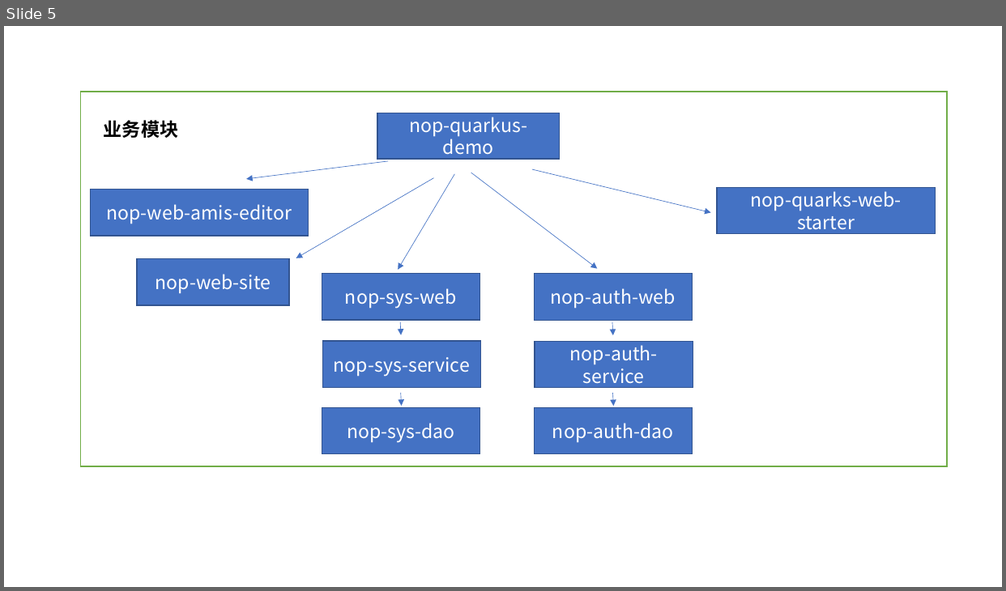
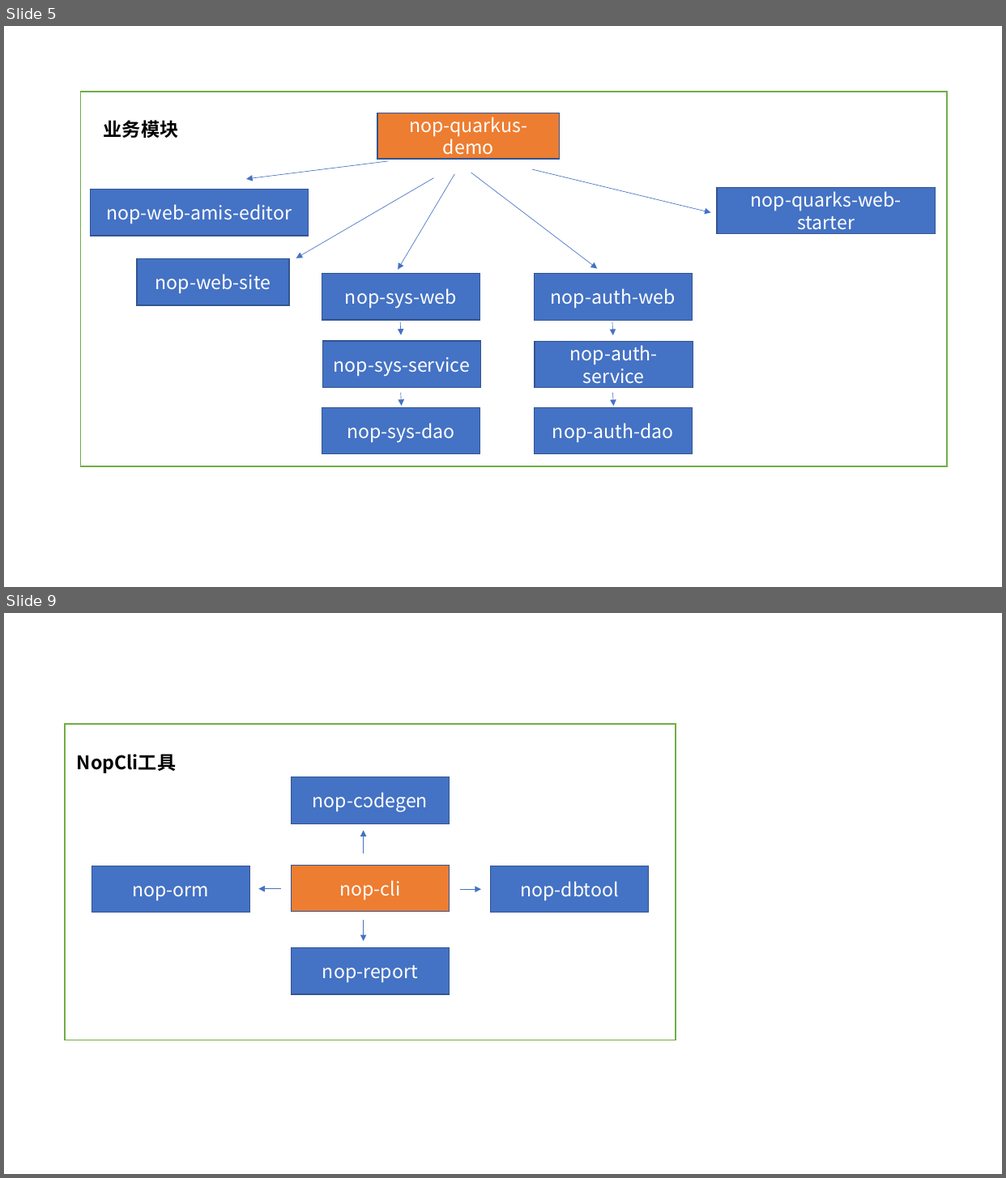
Before and after one commit to entropy-cloud/nop-entropy, a slide deck: docs/ppt/reg-images.pptx. Shown one above the other, each under a label of ours: slide 5 before the commit, slides 5 and 9 after it; the slides between them are not shown. The pictures are 1006x591 and 1006x1178 pixels, drawn with LibreOffice and Linux fonts; fonts in the diff are those of the drawing. Boxes give left, top, right and bottom in pixels: in the first picture for what was removed or moved away, otherwise in the second. Text is boxed around its words. In the diff, an @@ line names an element or a change of style, - is before the commit and + after.

```diff
--- a/docs/ppt/reg-images.pptx
+++ b/docs/ppt/reg-images.pptx
@@ slide 9 added at bbox=[4, 613, 1002, 1174], background #FFFFFF @@
@@ rectangle added at bbox=[65, 724, 675, 1041], fill #FFFFFF, outline #70AD47 1 pt @@
@@ text added at bbox=[77, 754, 176, 773], 18 pt, text #000000, bold @@
+NopCli工具
@@ rectangle added at bbox=[292, 777, 450, 824], fill #4472C4, outline #325491 1 pt, 18 pt, text #FFFFFF @@
+nop-codegen
@@ arrow added from (364, 786) to (364, 806), #4472C4 0.5 pt @@
@@ arrow added from (364, 854) to (364, 831), #4472C4 0.5 pt @@
@@ rectangle added at bbox=[91, 866, 249, 913], fill #4472C4, outline #325491 1 pt, 18 pt, text #FFFFFF @@
+nop-orm
@@ rectangle added at bbox=[292, 865, 450, 912], fill #ED7D31, outline #325491 1 pt, 18 pt, text #FFFFFF @@
+nop-cli
@@ rectangle added at bbox=[491, 866, 649, 913], fill #4472C4, outline #325491 1 pt, 18 pt, text #FFFFFF @@
+nop-dbtool
@@ arrow added from (281, 889) to (258, 889), #4472C4 0.5 pt @@
@@ arrow added from (460, 889) to (482, 889), #4472C4 0.5 pt @@
@@ arrow added from (364, 921) to (364, 942), #4472C4 0.5 pt @@
@@ rectangle added at bbox=[292, 948, 450, 995], fill #4472C4, outline #325491 1 pt, 18 pt, text #FFFFFF @@
+nop-report
@@ slide 5 changed as well @@
@@ rectangle "nop-quarkus-demo" at bbox=[377, 113, 560, 159]: fill #4472C4 to #ED7D31 @@
```
Also in this commit, not shown: 5 other slides changed, 2 other slides added, 13 other files.
